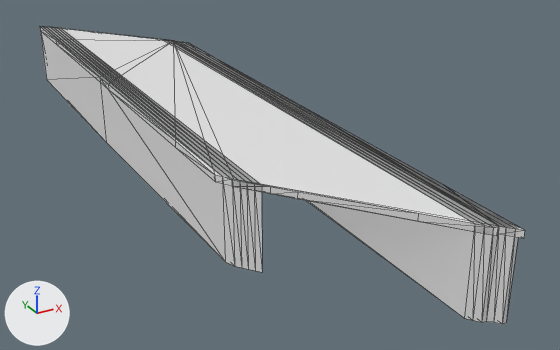
Renders of the glTF model models/enter/enter-brug-dca77ab6/enter-brug-dca77ab6.glb from each side of a commit.
Rendered twice from a camera (50 mm lens) standing at (-39.0, -94.0, 32.3) and looking at (8.5, -7.6, -10.9). Lighting does not change. The marker at lower left points along +X, +Y and +Z. The older version comes first. Mesh edges are drawn as thin lines. Vertices at exactly the same position are counted once.

The older version as bpy lines, for what is in view:
```python
me_dek = bpy.data.meshes.new('dek')
me_dek.from_pydata(...)  # 56 vertices, 108 faces; spans x -9.5..9.5, y -50.8..50.8, z -0.7..0.1
me_landhoofd__aangenomen = bpy.data.meshes.new('landhoofd (aangenomen)')
me_landhoofd__aangenomen.from_pydata(...)  # 28 vertices, 52 faces; spans x -9.5..-6.5, y -30.9..50.8, z -10.0..0.1
me_landhoofd__aangenomen__2 = bpy.data.meshes.new('landhoofd (aangenomen) 2')
me_landhoofd__aangenomen__2.from_pydata(...)  # 28 vertices, 52 faces; spans x 6.5..9.5, y -50.2..31.0, z -10.0..0.1
ob_road_dek = bpy.data.objects.new('road:dek', me_dek)
ob_road_dek.location = (0.0, 0.0, 0.0)
ob_road_landhoofd__aangenomen = bpy.data.objects.new('road:landhoofd (aangenomen)', me_landhoofd__aangenomen)
ob_road_landhoofd__aangenomen.location = (0.0, 0.0, 0.0)
ob_road_landhoofd__aangenomen__2 = bpy.data.objects.new('road:landhoofd (aangenomen) 2', me_landhoofd__aangenomen__2)
ob_road_landhoofd__aangenomen__2.location = (0.0, 0.0, 0.0)
```
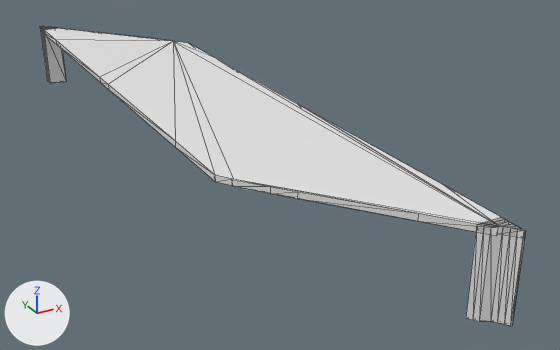
The newer file is also turned or shifted as a whole; pictures and numbers use the older file's frame.

Diff of the bpy script that builds the scene:
```diff
--- a/models/enter/enter-brug-dca77ab6/enter-brug-dca77ab6.glb.py
+++ b/models/enter/enter-brug-dca77ab6/enter-brug-dca77ab6.glb.py
@@ me_landhoofd__aangenomen @@
 # used by ob_road_landhoofd__aangenomen; location = (0.0, 0.0, 0.0)
-me_landhoofd__aangenomen.from_pydata(...)  # 28 vertices, 52 faces; spans x -9.5..-6.5, y -30.9..50.8, z -10.0..0.1
+me_landhoofd__aangenomen.from_pydata(...)  # 28 vertices, 52 faces; spans x -9.5..-6.6, y 47.8..50.8, z -10.0..0.1
+# me_landhoofd__aangenomen part 1: 26 of 28 vertices moved; they spanned x -9.5..-6.5, y -30.9..50.8, z -10.0..0.1 and now span x -9.5..-6.6, y 47.8..50.8, z -10.0..0.1; mean shift (-0.7, 39.0, 0.0); largest move (-6.5, -30.9, -10.0) -> (-9.5, 47.8, -10.0)
@@ me_landhoofd__aangenomen__2 @@
 # used by ob_road_landhoofd__aangenomen__2; location = (0.0, 0.0, 0.0)
-me_landhoofd__aangenomen__2.from_pydata(...)  # 28 vertices, 52 faces; spans x 6.5..9.5, y -50.2..31.0, z -10.0..0.1
+me_landhoofd__aangenomen__2.from_pydata(...)  # 28 vertices, 52 faces; spans x 6.6..9.6, y -50.8..-47.8, z -10.0..0.1
+# me_landhoofd__aangenomen__2 part 2: 26 of 28 vertices moved; they spanned x 6.5..9.5, y -50.2..31.0, z -10.0..0.1 and now span x 6.6..9.6, y -50.8..-47.8, z -10.0..0.1; mean shift (0.9, -42.2, 0.0); largest move (6.5, 31.0, -10.0) -> (9.5, -47.8, -10.0)
```

Location of each change, [x1, y1, x2, y2] in pixels of the pictures (560 x 350 px):
'road:landhoofd (aangenomen)', reshaped (88% narrower, 76% shorter): before [40, 26, 262, 272]; after [40, 26, 66, 84]
'road:landhoofd (aangenomen) 2', reshaped (83% narrower, 61% shorter): before [163, 40, 519, 324]; after [466, 217, 526, 326]
